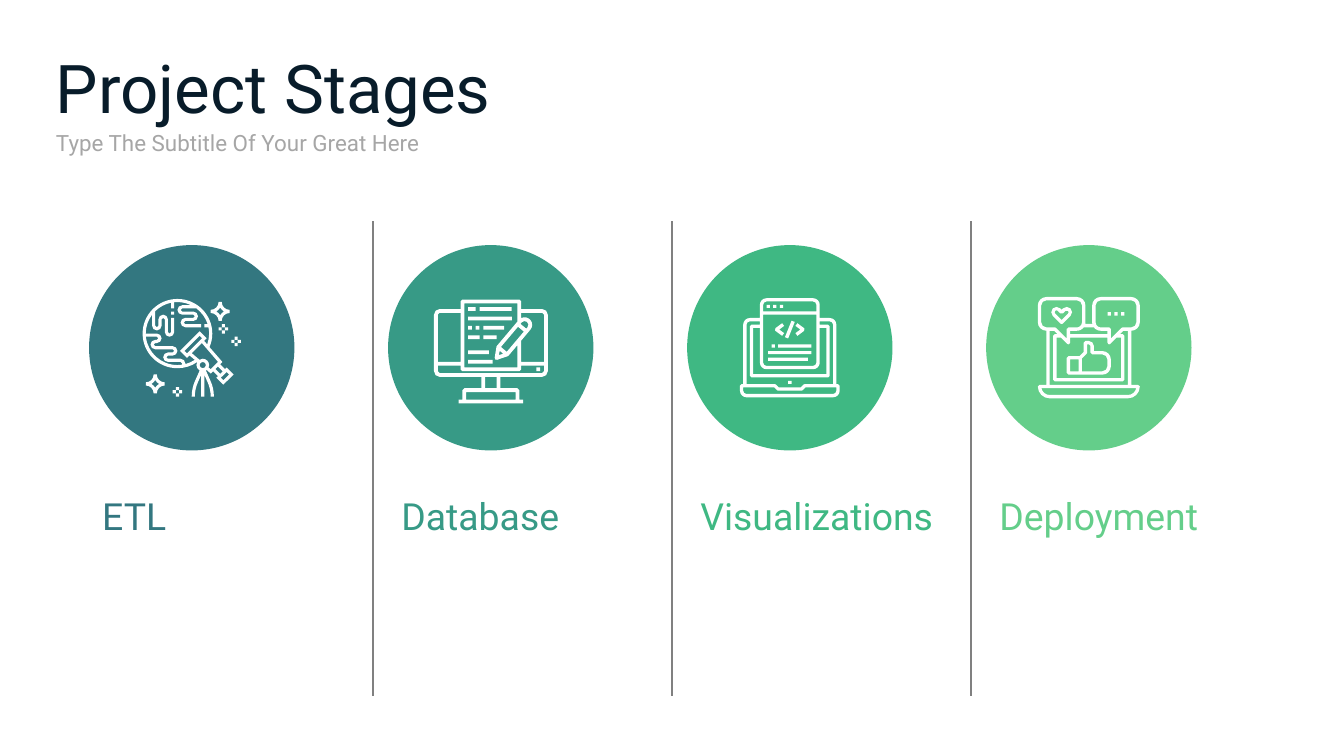
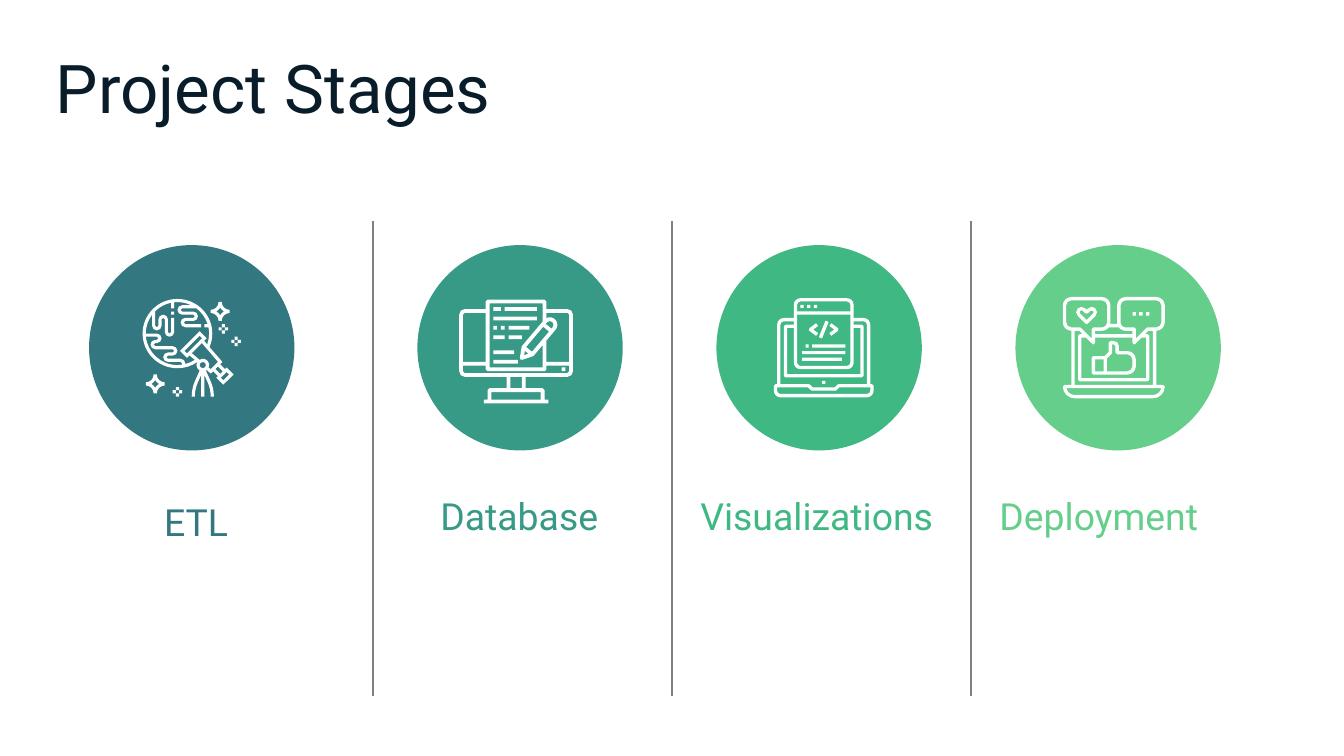
Before and after one commit to gusmendesbh/project3-group1, a slide deck: slide 5 of presentation/Group3_NFL_slides.pptx. Drawn at 1344x756 pixels with LibreOffice and Linux fonts; fonts in the diff are those of the drawing. Boxes give left, top, right and bottom in pixels: in the first picture for what was removed or moved away, otherwise in the second. Text is boxed around its words. In the diff, an @@ line names an element or a change of style, - is before the commit and + after.

```diff
--- a/presentation/Group3_NFL_slides.pptx
+++ b/presentation/Group3_NFL_slides.pptx
@@ text removed at [56, 134, 419, 156] @@
-Type The Subtitle Of Your Great Here
@@ 3 ellipses: place and size @@
-3 ellipses at [388, 245, 1192, 450]
+3 ellipses at [418, 245, 1222, 450]
@@ 14 rectangles, 4 freeform shapes: place and size @@
-14 rectangles, 4 freeform shapes at [434, 297, 1140, 403]
+14 rectangles, 4 freeform shapes at [460, 297, 1165, 403]
@@ 8 rectangles, 4 freeform shapes: place and size @@
-8 rectangles, 4 freeform shapes at [741, 298, 840, 398]
+8 rectangles, 4 freeform shapes at [774, 298, 874, 398]
@@ text "ETL": place and size @@
-text "ETL" at [102, 503, 166, 530]
+text "ETL" at [164, 509, 228, 536]
@@ text "Database": place and size @@
-text "Database" at [401, 502, 559, 531]
+text "Database" at [440, 502, 598, 531]
```
Also in this commit, not shown: 2 other slides changed, 1 other file.
